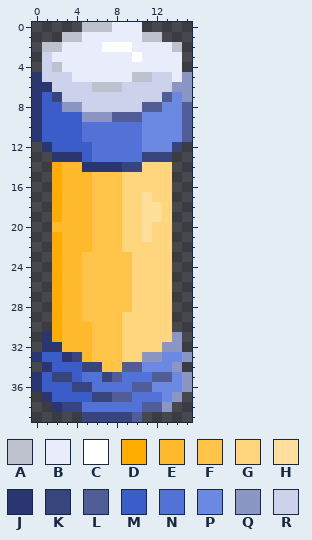
Two states of a pixel-art sprite, Assets/Sprites/GUI/health.png. The first picture shows the starting point.
The file is 16x40 pixels.
Palette (. is transparent): A #bec1ce  B #e8ecfb  C #ffffff  D #ffac00  E #ffba2c  F #ffc449  G #ffd57d  H #ffdf9b  J #29366f  K #38457d  L #505d96  M #3b5dc9  N #5272d7  P #6b88e3  Q #8c96c2  R #ccd2ec
Pixels before, first column x 0:
 0 .....AAABBB.....
 1 ...AABBBBBBAA...
 2 .AABBBBCCCBBBBA.
 3 .RBBBBBBBBCBBBB.
 4 .RABBBBBBBBBBBB.
 5 JRRRBBBBBBAARRBQ
 6 JJRRRRAAARRRRRQQ
 7 JMKRRRRRRRRRRLPQ
 8 JMMQQRRRRRRLLPPL
 9 JMMMMQQQLLLPPPPL
10 JMMMMNNNNNNPPPPL
11 JMMMMNNNNNNPPPPL
12 .JMMMMNNNNNPPPK.
13 ..JJJMNNNNNKKK..
14 ..DEEJJJJKKGGG..
15 ..DEEEFFFGGGGG..
16 ..DEEEFFFGGGGG..
17 ..DEEEFFFGGHGG..
18 ..DEEEFFFGGHHG..
19 ..DEEEFFFGGHHG..
20 ..EEEEFFFGGHGG..
21 ..DEEEFFFGGHGG..
22 ..DEEEFFFGGGGG..
23 ..DEEFFFFFGGGG..
24 ..DEEFFFFFGGGG..
25 ..DEEFFFFFGGGG..
26 ..DEEFFFFFGGGG..
27 ..DEEFFFFFGGGG..
28 ..DEEFFFFFGGGG..
29 ..DEEFFFFGGGGG..
30 ..DEEEFFFGGGGG..
31 .JDEEEFFFGGGGGQ.
32 .JJEEEFFFGGGGQQ.
33 JMMJKEFFFGGQQPPQ
34 .JMMMKKFFLLPPPQ.
35 JMKKMNNKLNNNLLPQ
36 JMMMKKNNNNLLPPPQ
37 .JMMMMKKLLNNNPQ.
38 ..JKKNNNNNNLLQ..
39 .....KKKKKL.....
Once edited:
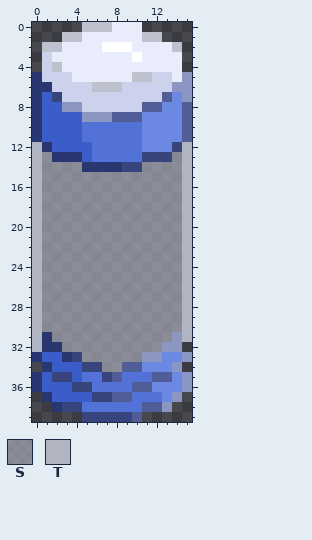
Colours new in this view: S #b1b5c2a1  T #b1b5c2
Changes in this commit:
Changed rows in their new state; - is an unchanged pixel.
first column x 0:
12 T--------------T
13 TS------------ST
14 TSSSS------SSSST
15 TSSSSSSSSSSSSSST
16 TSSSSSSSSSSSSSST
17 TSSSSSSSSSSSSSST
18 TSSSSSSSSSSSSSST
19 TSSSSSSSSSSSSSST
20 TSSSSSSSSSSSSSST
21 TSSSSSSSSSSSSSST
22 TSSSSSSSSSSSSSST
23 TSSSSSSSSSSSSSST
24 TSSSSSSSSSSSSSST
25 TSSSSSSSSSSSSSST
26 TSSSSSSSSSSSSSST
27 TSSSSSSSSSSSSSST
28 TSSSSSSSSSSSSSST
29 TSSSSSSSSSSSSSST
30 TSSSSSSSSSSSSSST
31 T-SSSSSSSSSSSS-T
32 T--SSSSSSSSSS---
33 -----SSSSSS-----
34 -------SS-------
Changed places in both pictures, as pixel boxes (x1, y1, x2, y2):
changed: (32, 142, 192, 372)
